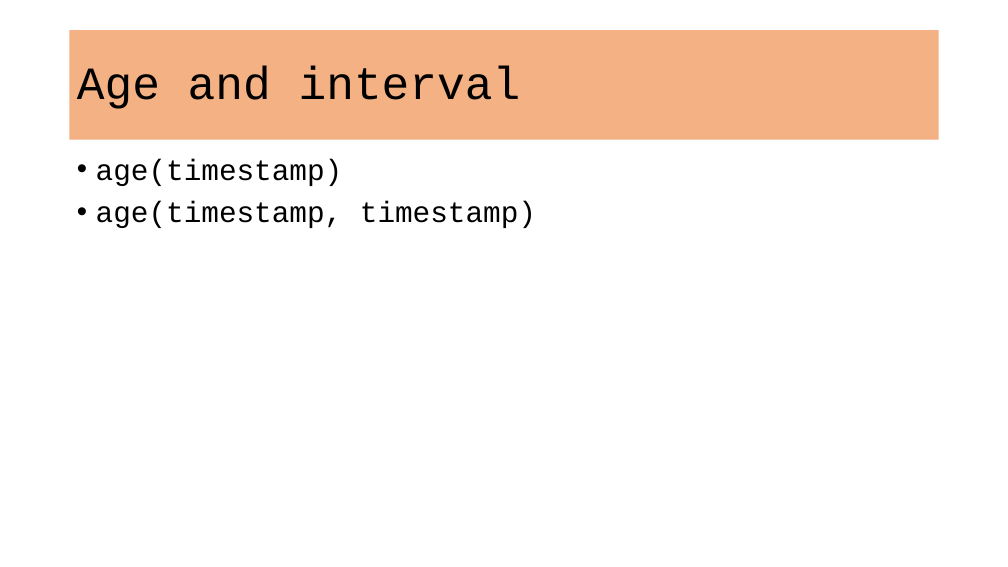
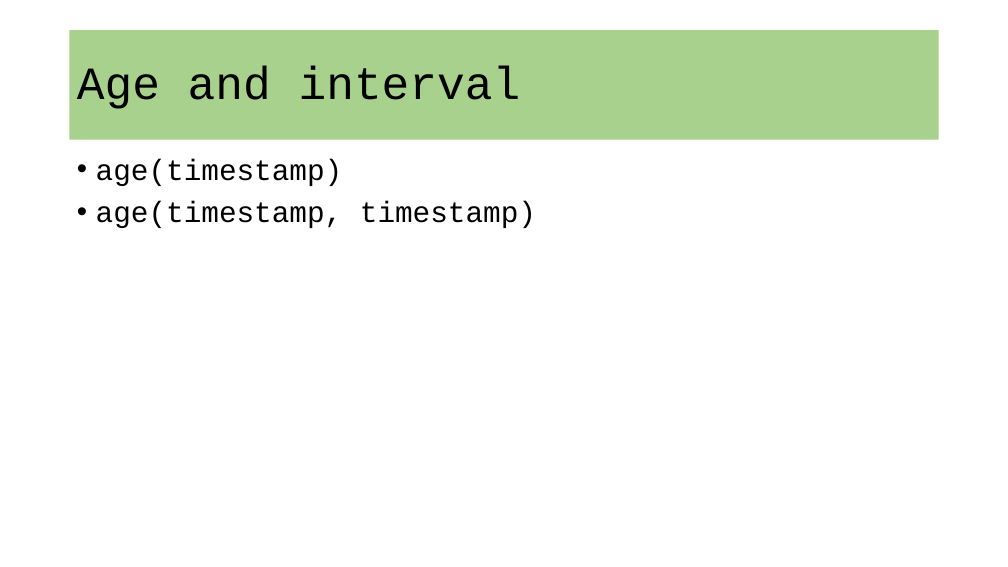
Before and after one commit to VadimAcosta/timestamps_and_intervals, a slide deck: slide 34 of times_and_dates.pptx. Drawn at 1008x567 pixels with LibreOffice and Linux fonts; fonts in the diff are those of the drawing. Boxes give left, top, right and bottom in pixels: in the first picture for what was removed or moved away, otherwise in the second. Text is boxed around its words. In the diff, an @@ line names an element or a change of style, - is before the commit and + after.

```diff
--- a/times_and_dates.pptx
+++ b/times_and_dates.pptx
@@ title "Age and interval" at (x1=70, y1=30, x2=939, y2=140): fill #F4B183 to #A9D18E @@
```
Also in this commit, not shown: 8 other slides changed, 2 slides added, 4 slides removed, 1 other file.
